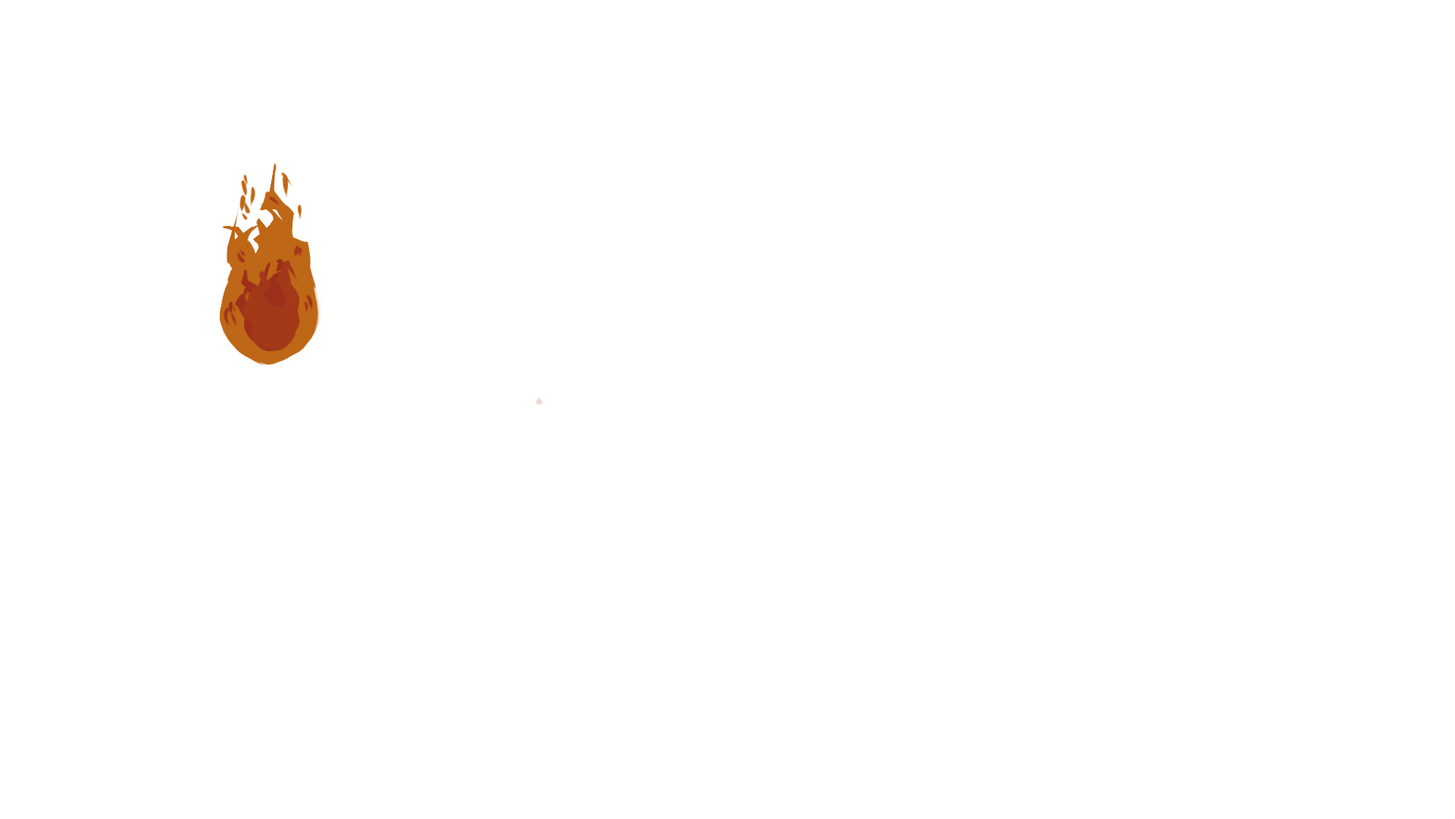
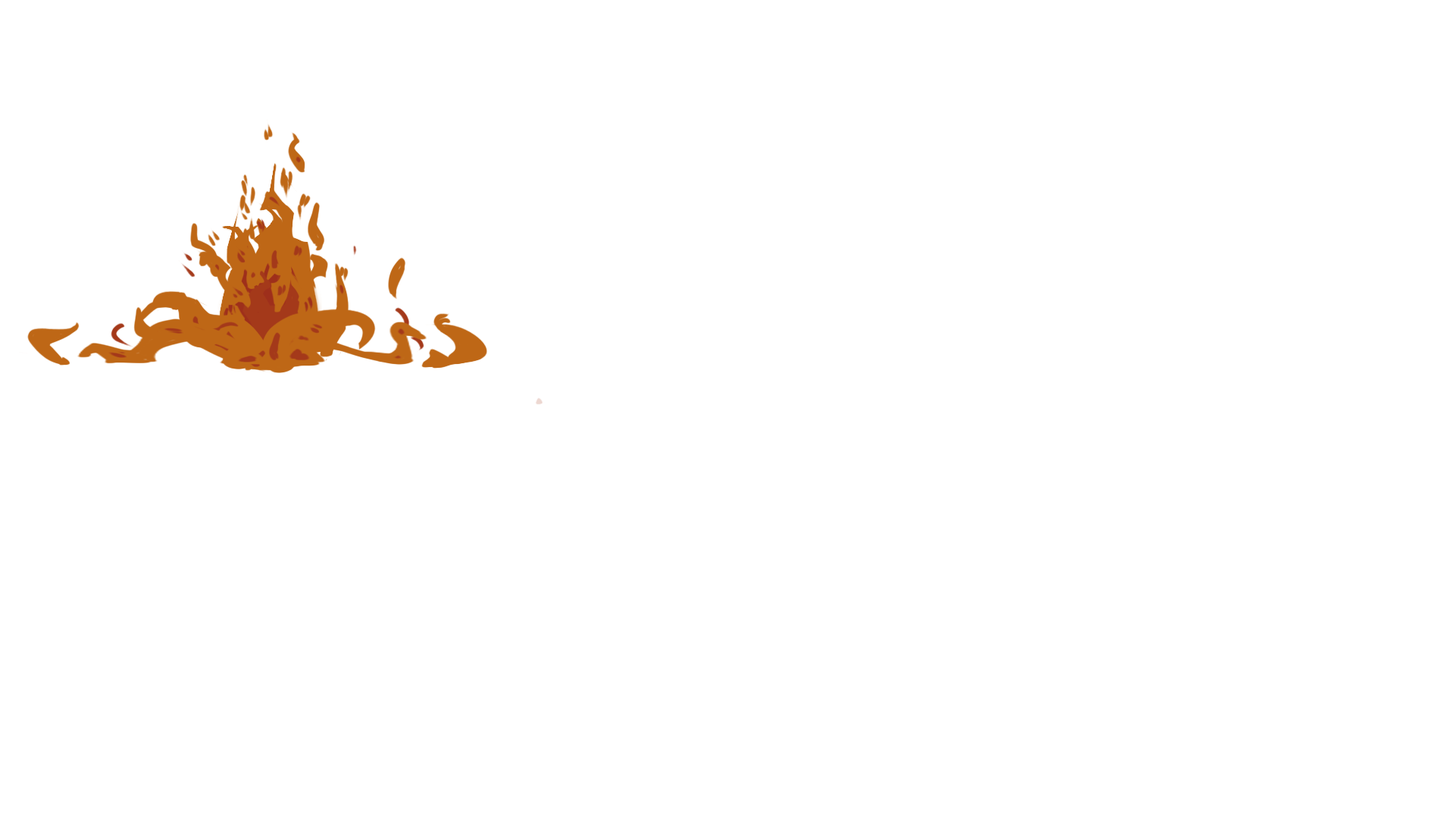
Revision of a layered 1455x819 image; what changed, layer by layer:
added layer "Calque 35" above "Calque 33" over box(27, 166, 488, 369)
added layer "Calque 33" above "Calque 34" over box(18, 119, 427, 367)
added layer "Calque 34" above "Calque 32" over box(134, 201, 358, 374)
added layer "Calque 32" above "version prod" over box(152, 193, 411, 368)
